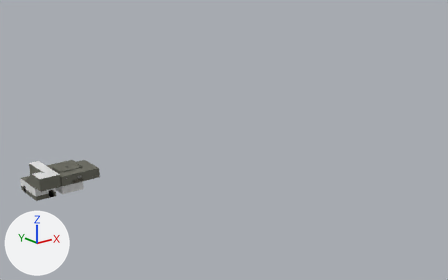
Renders of the FBX model Assets/Prefabs/Rooms/StartingArea.fbx from each side of a commit.
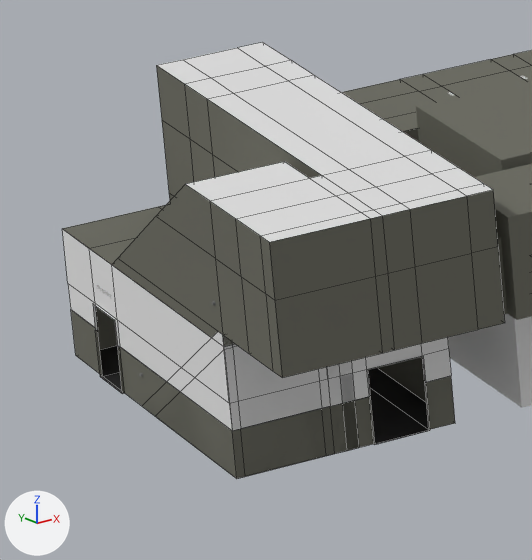
The first picture shows the older version from a camera (50 mm lens) standing at (-205.0, -504.0, 206.0) and looking at (133.0, -82.0, 37.0). The close-ups show the older and then the newer version on the part from 3% to 14% of the width and 56% to 74% of the height of that picture. Only the edits that show in the close-ups are written down. Every picture has the same lights, and +X, +Y and +Z are marked at lower left. The close-ups show mesh edges as thin lines. Where no turn or scale is listed for an object, it has been applied to the vertices.

In view in the first close-up: 'Cube.038', 'SCP173Cell', 'SCP173CellEnter', 'SCP173ControlRoom', 'StairSlopes', 'StairsRoom'.
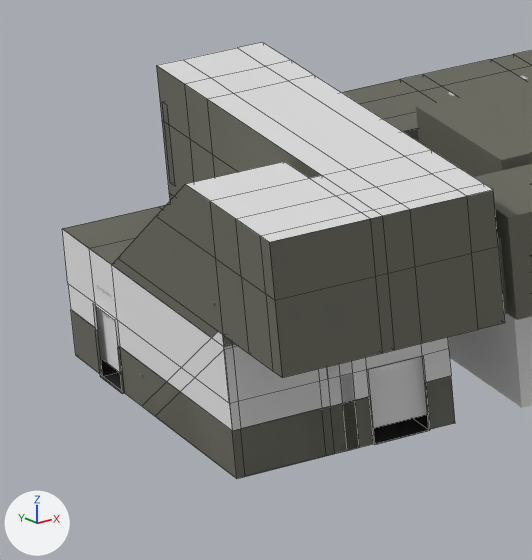
What differs and where, as boxes (x1, y1, x2, y2) in the close-ups (532 x 560 px):
'F1_SA_Trigger1-4', added: after (368, 357, 428, 428)
'F1_SA_Trigger1-2', added: after (95, 306, 120, 372)

The edits, one by one:
Mesh me_cube_3177 is new.
It is a box spanning x -4.5..4.5, y -0.5..0.5, z -8.0..-1.0.
Mesh me_cube_3180 is new.
It is a box spanning x -0.5..0.5, y -4.5..4.5, z -8.0..-1.0.
Object 'F1_SA_Trigger1-4' (ob_f1_sa_trigger1_4) is new; it shows me_cube_3177.
Its location is (-11.0, -23.5, 9.0).
Object 'F1_SA_Trigger1-2' (ob_f1_sa_trigger1_2) is new; it shows me_cube_3180.
Its location is (-23.5, 0.0, 9.0).
